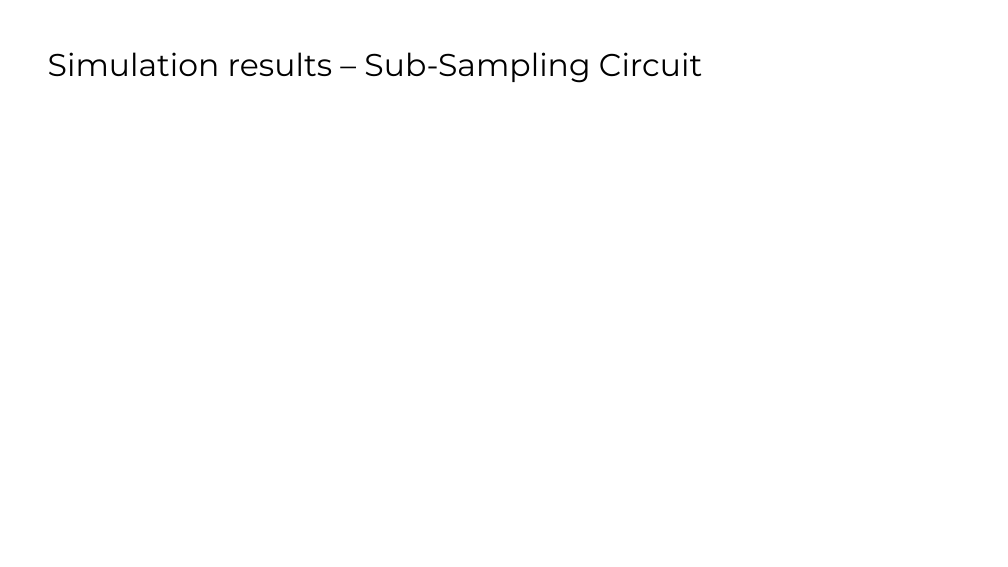
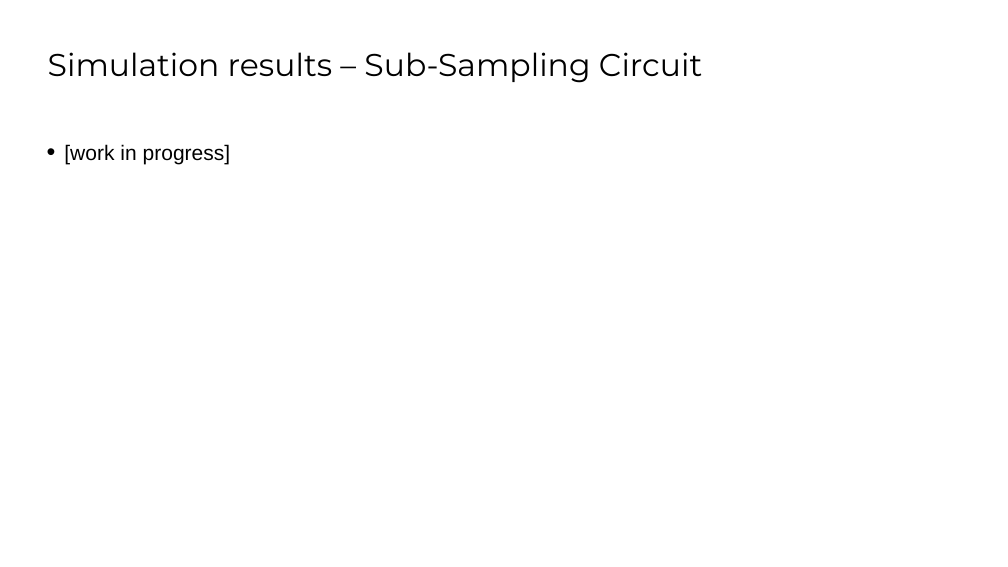
Before and after one commit to iic-jku/SKY130_PLL1, a slide deck: slide 13 of PICO Contest/Design_Review.pptx. Drawn at 1008x567 pixels with LibreOffice and Linux fonts; fonts in the diff are those of the drawing; background and template pictures are left out. Boxes give left, top, right and bottom in pixels: in the first picture for what was removed or moved away, otherwise in the second. Text is boxed around its words. In the diff, an @@ line names an element or a change of style, - is before the commit and + after.

```diff
--- a/PICO Contest/Design_Review.pptx
+++ b/PICO Contest/Design_Review.pptx
@@ text added at bbox=[64, 144, 231, 164], 20 pt, text #000000 @@
+• [work in progress]
```
Also in this commit, not shown: 8 other slides changed.
